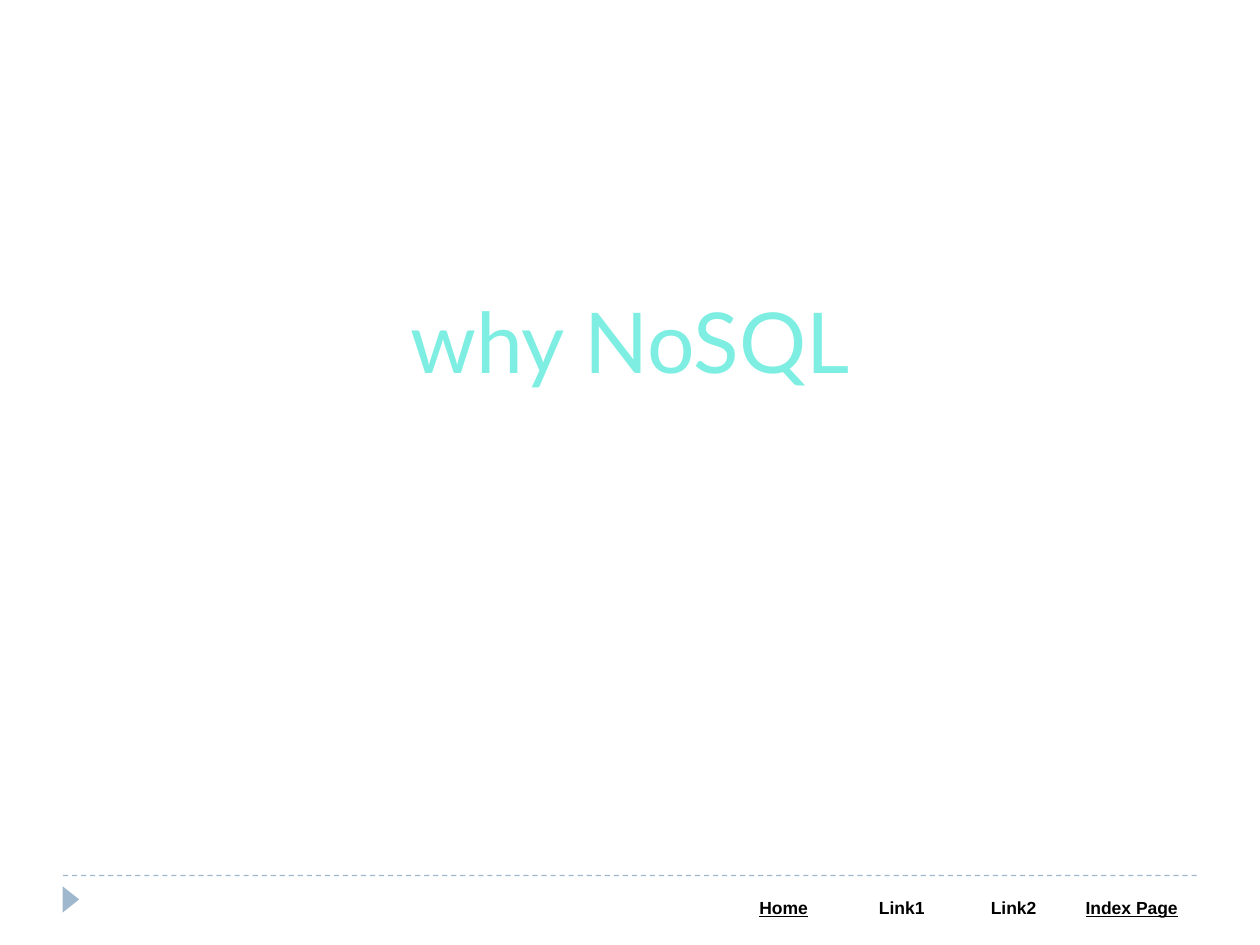
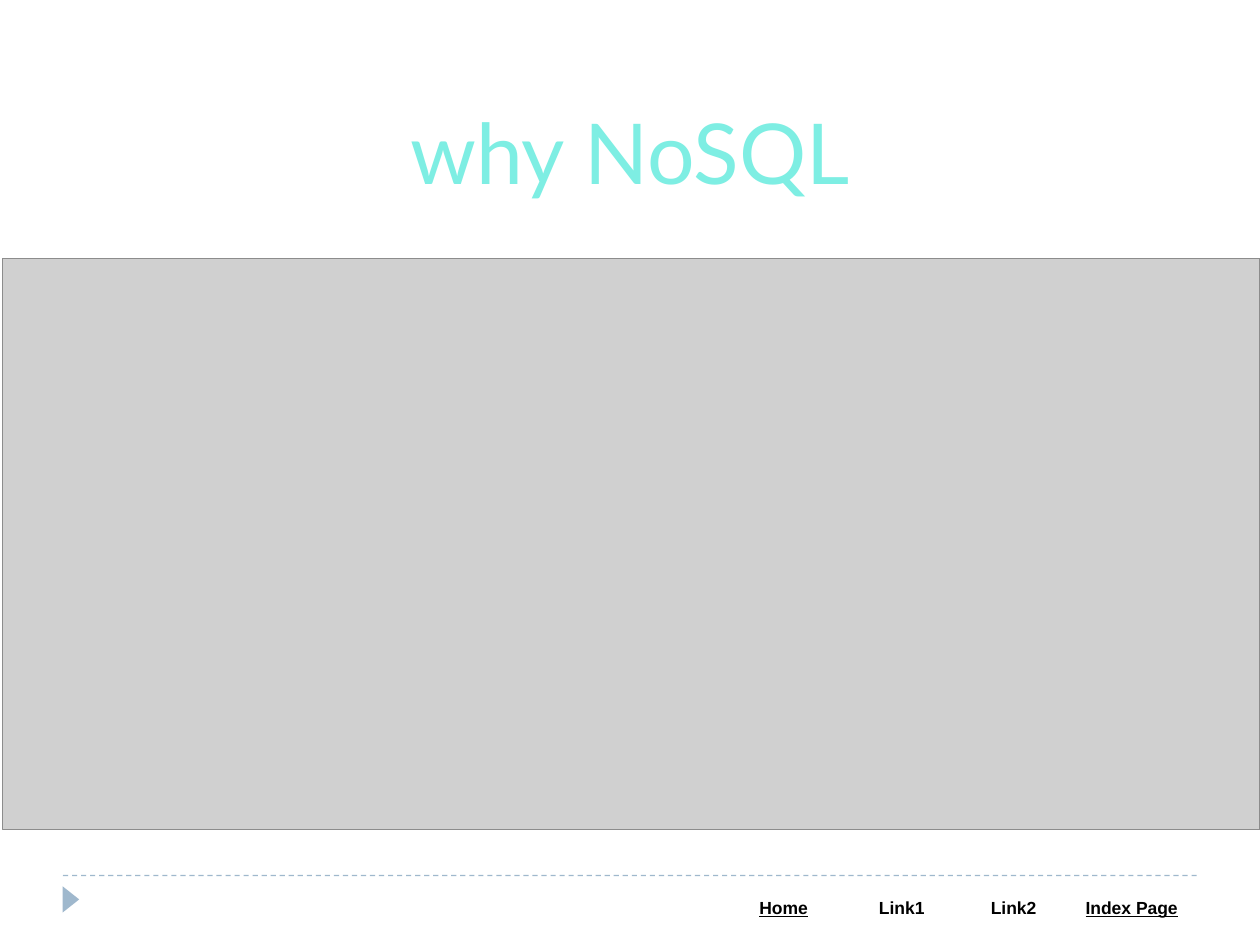
Before and after one commit to Saleel-Bagde/PPT-s, a slide deck: slide 3 of MongoDB PPT.pptx. Drawn at 1260x945 pixels with LibreOffice and Linux fonts; fonts in the diff are those of the drawing; grey boxes stand for pictures. Boxes give left, top, right and bottom in pixels: in the first picture for what was removed or moved away, otherwise in the second. Text is boxed around its words. In the diff, an @@ line names an element or a change of style, - is before the commit and + after.

```diff
--- a/MongoDB PPT.pptx
+++ b/MongoDB PPT.pptx
@@ text "why NoSQL": place and size @@
-text "why NoSQL" at [410,311,850,388]
+text "why NoSQL" at [410,122,850,199]
@@ picture added at [3,258,1260,829] @@
```
Also in this commit, not shown: 2 other slides changed, 3 slides added, 2 other files.
